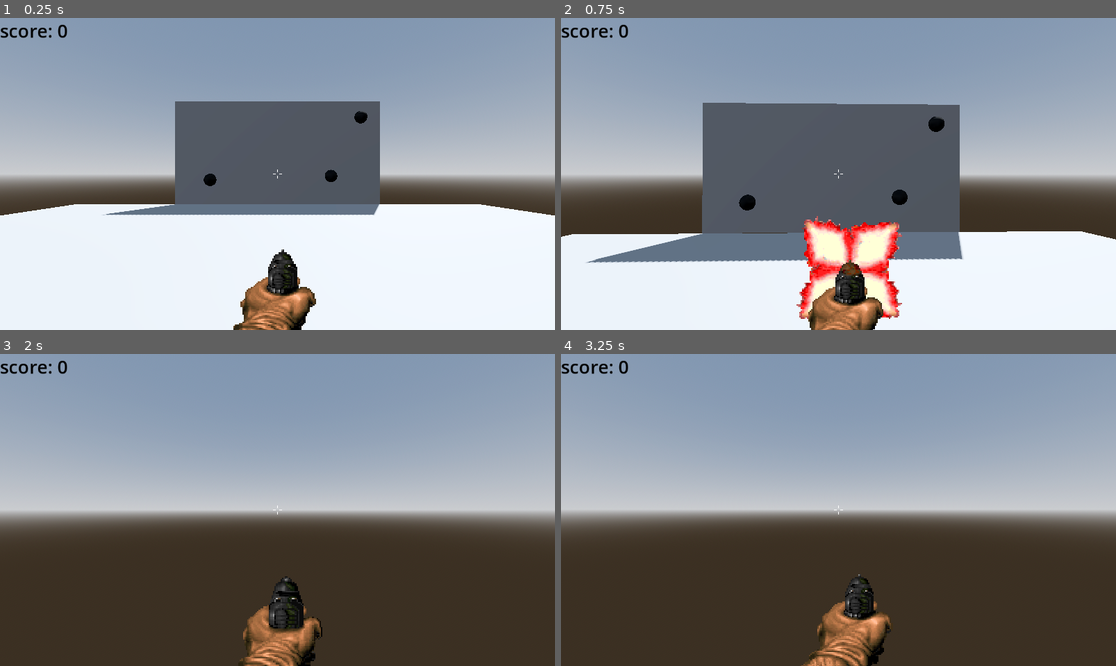
Above: before the commit, frames 1-4 (two rows, left to right).
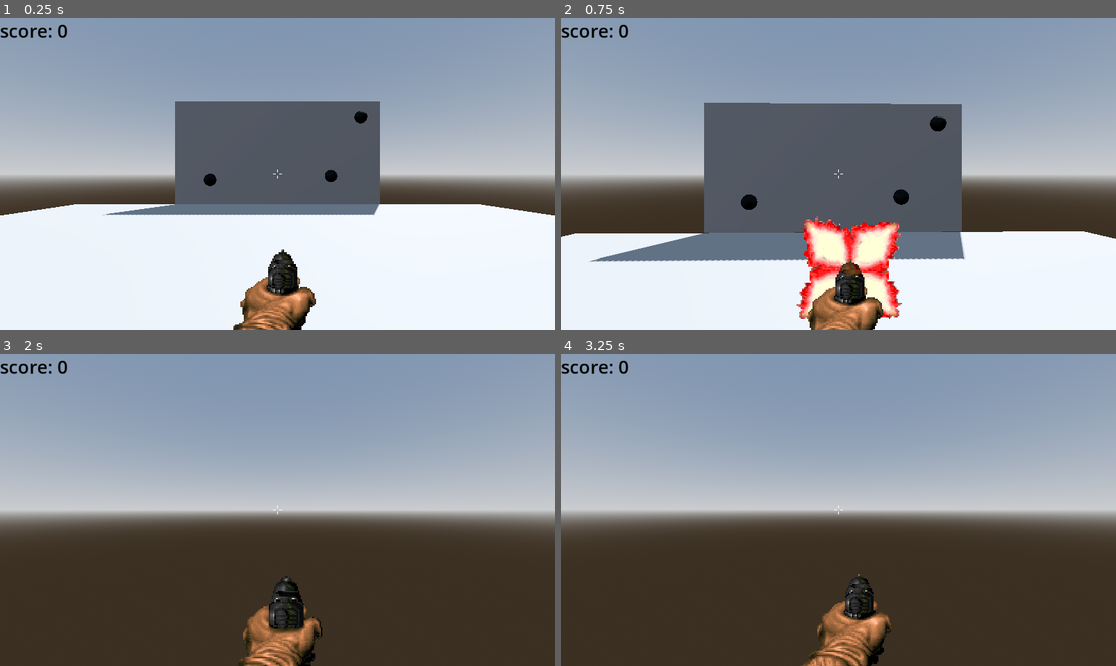
Above: after the commit, the same moments.

Repository: migl3548/testfps1_godot
Game: Godot game, scene res://world.tscn
Same seed, same stepped clock (60 frames per second), same inputs: the game is played once before the commit and once after it.
Inputs (mouse positions are in pixels of both pictures, inside the frame that each line leads up to):
- Up to frame 1 (0.25 s): no input
- Up to frame 2 (0.75 s): tap Enter (ui_accept) at 0.5 s; move the mouse to (866, 174) at 0.52 s; hold Up (ui_up) from 0.53 s (still down); click (866, 174) at 0.67 s
- Up to frame 3 (2 s): keep holding Up (ui_up); tap Enter (ui_accept) at 0.77, 1.52 s; move the mouse to (249, 510) at 1.27 s; click (249, 510) at 1.42 s
- Up to frame 4 (3.25 s): keep holding Up (ui_up); move the mouse to (849, 503) at 2.02 s; click (849, 503) at 2.17 s; move the mouse to (832, 516) at 2.77 s; click (832, 516) at 2.92 s; tap Enter (ui_accept) at 3.02 s

The runs differ from the first frame. In frame 1, less than 0.1% of the frame differs, in the area x 2-98%, y 59-63%; in frame 2, 0.8%, in the area x 2-100%, y 27-79%; in frame 3, less than 0.1%; in frame 4, less than 0.1%.

Commit message:
120fps working

Diff:
--- a/Game.gd
+++ b/Game.gd
@@ -4,6 +4,7 @@
 var score: int = 0
 
 func _ready() -> void:
+	Engine.max_fps = 120
 	randomize()  # enable non-repeating randoms each run
 	# Connect any targets already in the scene
 	for t in get_tree().get_nodes_in_group("target"):
--- a/player/scripts/player.gd
+++ b/player/scripts/player.gd
@@ -1,7 +1,7 @@
 extends CharacterBody3D
 
 const SPEED: float = 10.0
-const MOUSE_SENS: float = 0.02
+const MOUSE_SENS: float = 0.015
 const JUMP_VELOCITY = 4.5
 const PITCH_LIMIT: float = 89.0
 
--- a/project.godot
+++ b/project.godot
@@ -12,12 +12,14 @@
 
 config/name="GAUNTLET"
 run/main_scene="uid://d4h61wnda4pdm"
-config/features=PackedStringArray("4.4", "Forward Plus")
+config/features=PackedStringArray("4.5", "Forward Plus")
+run/max_fps=120
 config/icon="res://icon.svg"
 
 [display]
 
 window/size/mode=4
+window/vsync/vsync_mode=0
 
 [input]
 
@@ -66,3 +68,7 @@
 
 3d_physics/layer_1="Player"
 3d_physics/layer_2="World"
+
+[physics]
+
+common/physics_ticks_per_second=120
Not shown, changed: icon.svg.import
Not shown, changed: weapons/pistol/sprites/Idle.png.import
Not shown, changed: weapons/pistol/sprites/Shoot1.png.import
Not shown, changed: weapons/pistol/sprites/Shoot2.png.import
Not shown, changed: weapons/pistol/sprites/Shoot3.png.import
Not shown, changed: weapons/pistol/sprites/Shoot4.png.import
